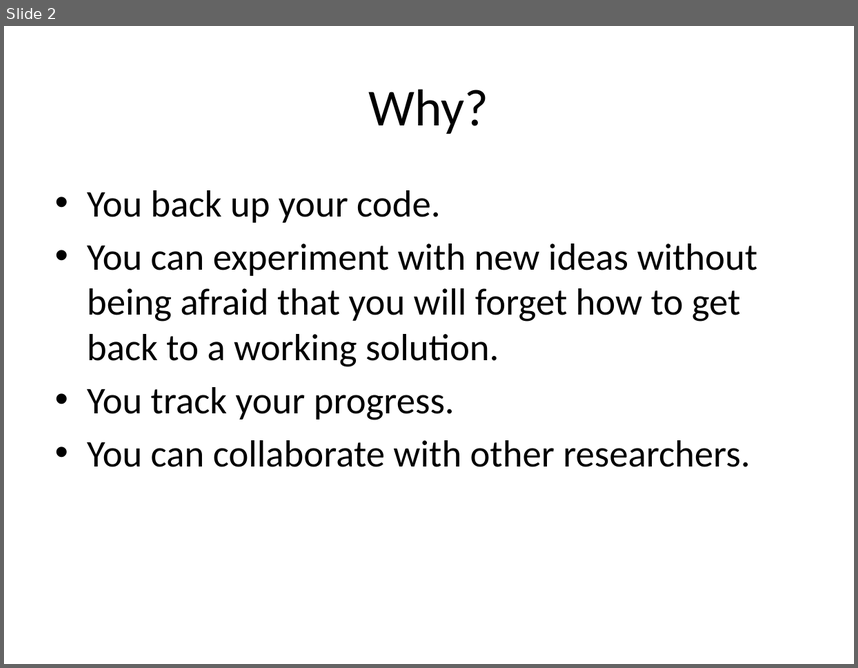
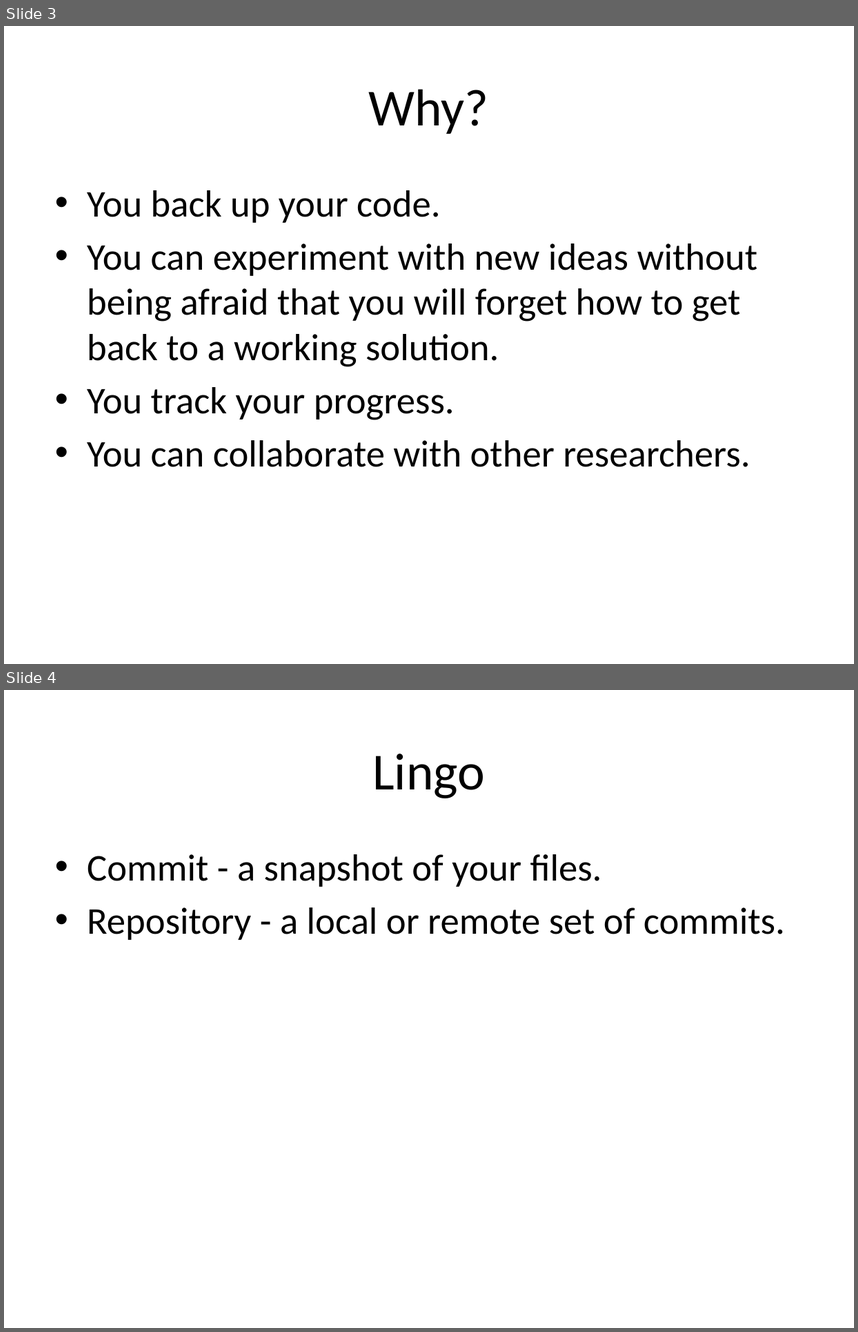
Before and after one commit to mikehulluk/IntroductionToResearchComputing, a slide deck: Wk5/Source Code Version Control Using Git.pptx. Shown one above the other, each under a label of ours: slide 2 before the commit, slides 3 and 4 after it. The pictures are 858x668 and 858x1332 pixels, drawn with LibreOffice and Linux fonts; fonts in the diff are those of the drawing. Boxes give left, top, right and bottom in pixels: in the first picture for what was removed or moved away, otherwise in the second. Text is boxed around its words. In the diff, an @@ line names an element or a change of style, - is before the commit and + after.

```diff
--- a/Wk5/Source Code Version Control Using Git.pptx
+++ b/Wk5/Source Code Version Control Using Git.pptx
@@ slide 4 added at (x1=4, y1=690, x2=854, y2=1328), background #FFFFFF @@
@@ title added at (x1=372, y1=753, x2=485, y2=798), 44 pt, text #000000 @@
+Lingo
@@ text added at (x1=87, y1=854, x2=785, y2=940), 32 pt, text #000000 @@
+• Commit - a snapshot of your files.
+• Repository - a local or remote set of commits.
@@ what was slide 2 is now slide 3 @@
```
Also in this commit, not shown: 6 slides changed, 8 other slides added, 1 slide removed.
